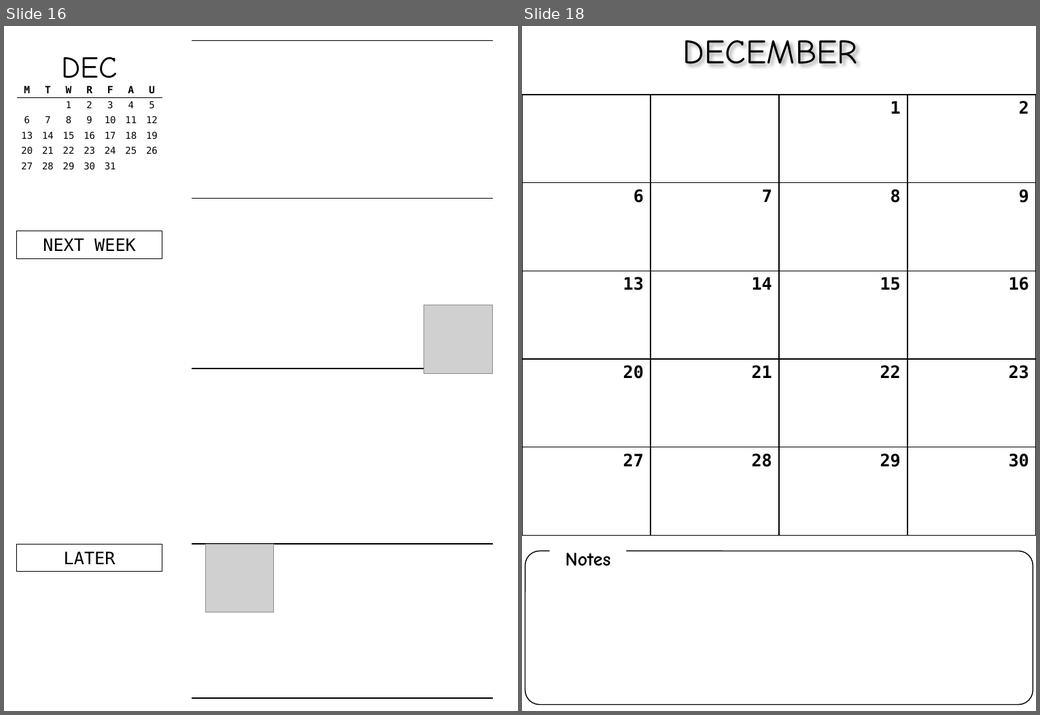
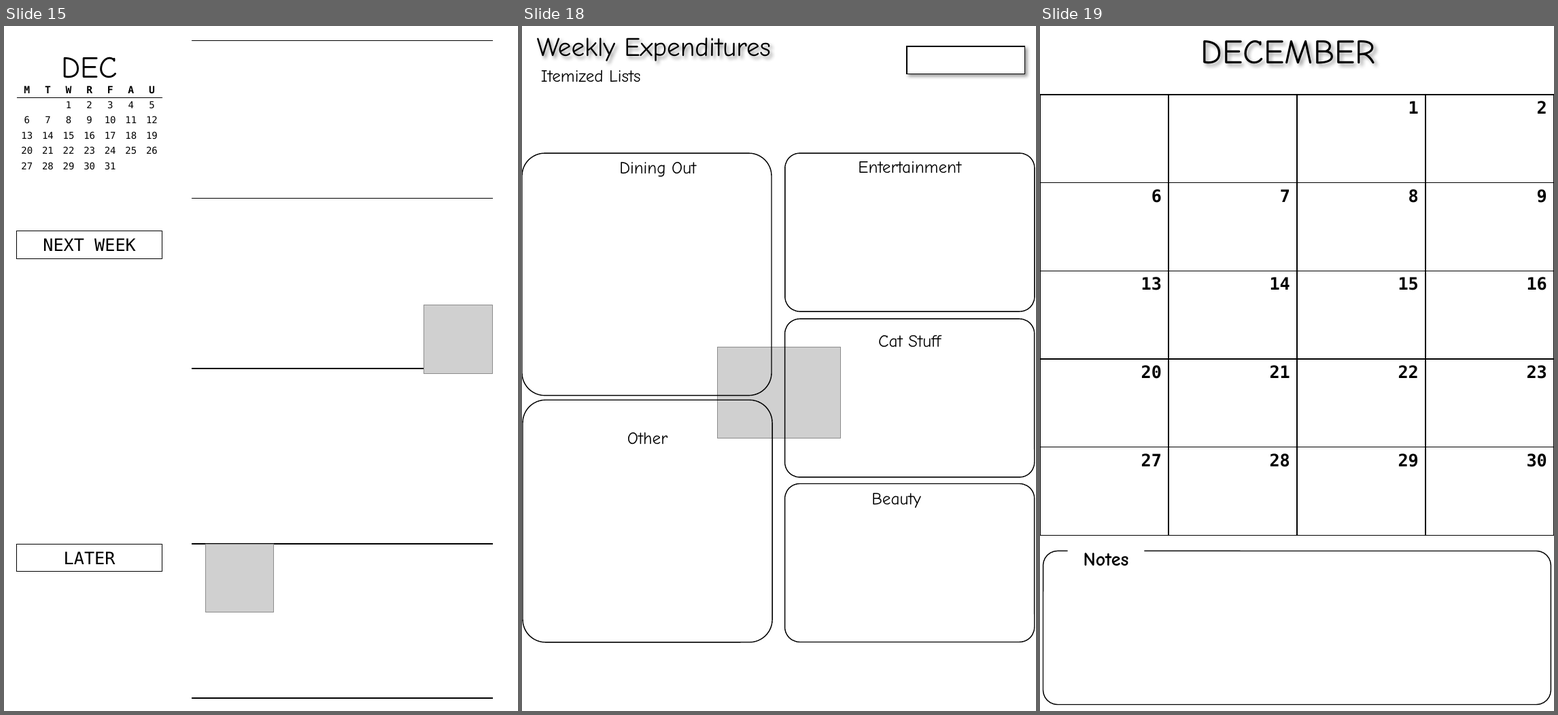
Before and after one commit to cds70409/cds70409.github.io, a slide deck: bujo_printouts.pptx. Shown side by side, each under a label of ours: slides 16 and 18 before the commit, slides 15, 18 and 19 after it; the slides between them are not shown. The pictures are 1040x715 and 1558x715 pixels, drawn with LibreOffice and Linux fonts; fonts in the diff are those of the drawing; grey boxes stand for pictures. Boxes give left, top, right and bottom in pixels: in the first picture for what was removed or moved away, otherwise in the second. Text is boxed around its words. In the diff, an @@ line names an element or a change of style, - is before the commit and + after.

```diff
--- a/bujo_printouts.pptx
+++ b/bujo_printouts.pptx
@@ slide 18 added at (522,26,1036,711), background #FFFFFF @@
@@ text added at (537,38,771,61), 28 pt, text #000000 @@
+Weekly Expenditures
@@ rectangle added at (907,46,1025,74), fill #FFFFFF, outline #000000 1 pt @@
@@ text added at (541,70,640,82), 18 pt, text #000000 @@
+Itemized Lists
@@ rounded rectangle added at (522,153,772,396), outline #000000 1 pt @@
@@ text added at (619,162,696,177), 18 pt, text #000000 @@
+Dining Out
@@ rounded rectangle added at (785,153,1035,312), outline #000000 1 pt @@
@@ text added at (858,161,961,174), 18 pt, text #000000 @@
+Entertainment
@@ rounded rectangle added at (785,319,1035,478), outline #000000 1 pt @@
@@ picture added at (717,348,841,439) @@
@@ text added at (878,335,941,348), 18 pt, text #000000 @@
+Cat Stuff
@@ rounded rectangle added at (523,400,772,643), outline #000000 1 pt @@
@@ text added at (627,433,668,444), 18 pt, text #000000 @@
+Other
@@ rounded rectangle added at (785,484,1035,642), outline #000000 1 pt @@
@@ text added at (872,493,921,508), 18 pt, text #000000 @@
+Beauty
@@ what was slide 16 is now slide 15 @@
@@ what was slide 18 is now slide 19 @@
```
Also in this commit, not shown: 1 slide changed, 5 other slides added, 1 slide removed.
